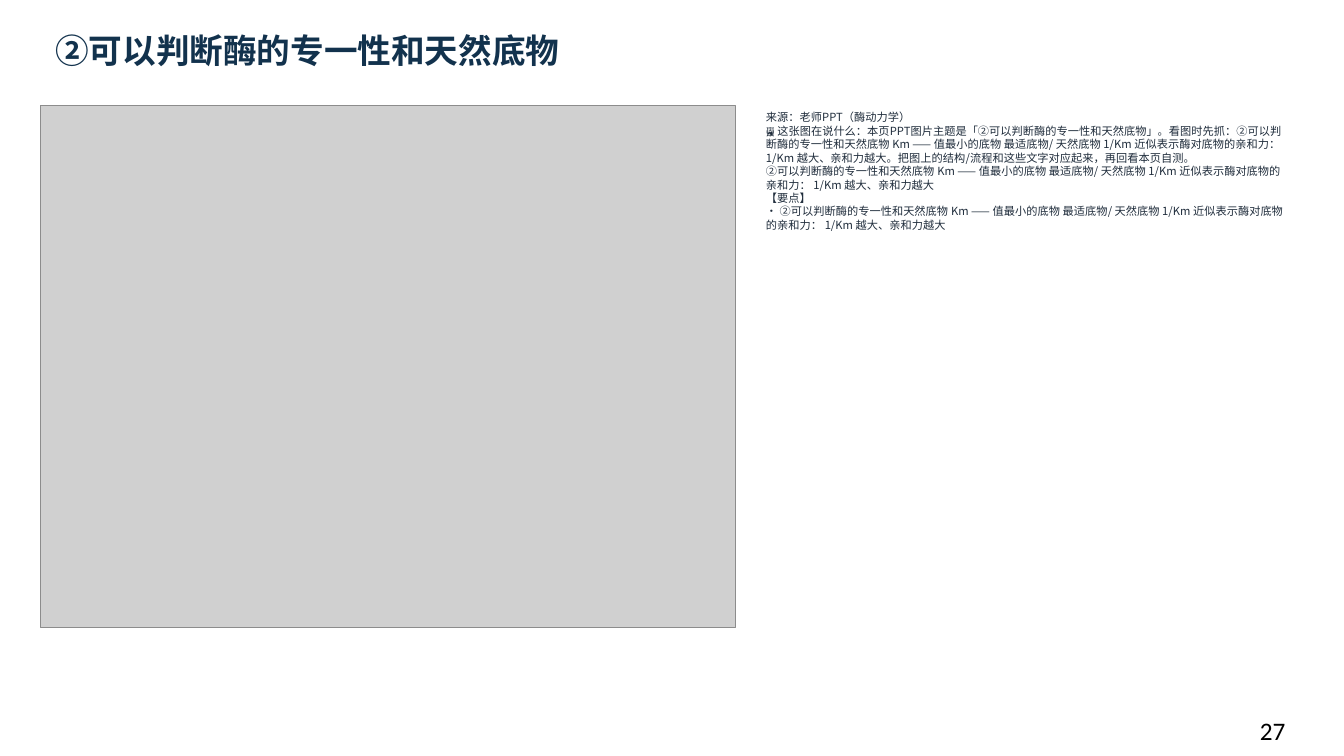
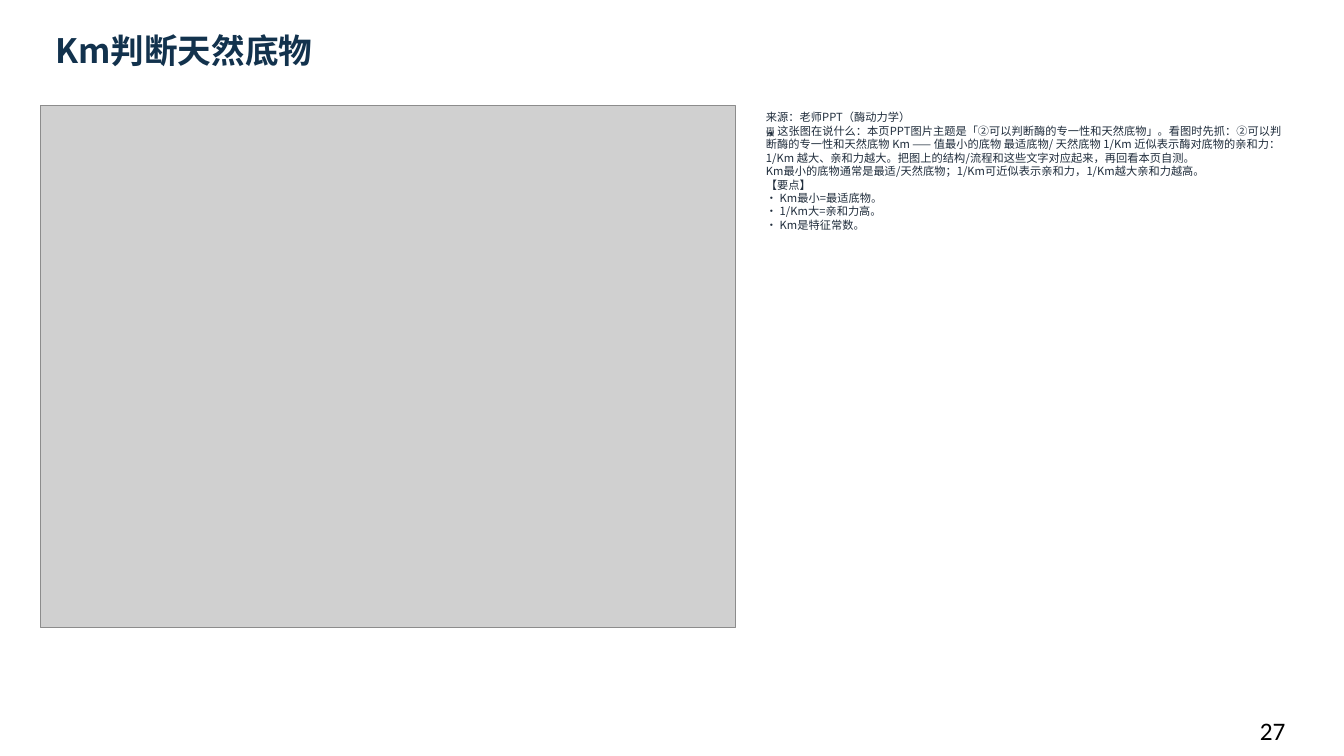
Before and after one commit to newkan-li/Biochemistry, a slide deck: slide 27 of downloads/bc07-ai-style.pptx. Drawn at 1344x756 pixels with LibreOffice and Linux fonts; fonts in the diff are those of the drawing; grey boxes stand for pictures. Boxes give left, top, right and bottom in pixels: in the first picture for what was removed or moved away, otherwise in the second. Text is boxed around its words. In the diff, an @@ line names an element or a change of style, - is before the commit and + after.

```diff
--- a/downloads/bc07-ai-style.pptx
+++ b/downloads/bc07-ai-style.pptx
@@ text at <box>55,34,312,66</box>: text changed @@
-②可以判断酶的专一性和天然底物
+Km判断天然底物
@@ text at <box>766,111,1281,230</box>: text changed @@
-来源：老师PPT（酶动力学）
-🖼 这张图在说什么：本页PPT图片主题是「②可以判断酶的专一性和天然底物」。看图时先抓：②可以判断酶的专一性和天然底物 Km —— 值最小的底物 最适底物/ 天然底物 1/Km 近似表示酶对底物的亲和力： 1/Km 越大、亲和力越大。把图上的结构/流程和这些文字对应起来，再回看本页自测。
-②可以判断酶的专一性和天然底物 Km —— 值最小的底物 最适底物/ 天然底物 1/Km 近似表示酶对底物的亲和力： 1/Km 越大、亲和力越大
-【要点】
-• ②可以判断酶的专一性和天然底物 Km —— 值最小的底物 最适底物/ 天然底物 1/Km 近似表示酶对底物的亲和力： 1/Km 越大、亲和力越大
+来源：老师PPT（酶动力学）
+🖼 这张图在说什么：本页PPT图片主题是「②可以判断酶的专一性和天然底物」。看图时先抓：②可以判断酶的专一性和天然底物 Km —— 值最小的底物 最适底物/ 天然底物 1/Km 近似表示酶对底物的亲和力： 1/Km 越大、亲和力越大。把图上的结构/流程和这些文字对应起来，再回看本页自测。
+Km最小的底物通常是最适/天然底物；1/Km可近似表示亲和力，1/Km越大亲和力越高。
+【要点】
+• Km最小=最适底物。
+• 1/Km大=亲和力高。
+• Km是特征常数。
```
Also in this commit, not shown: 44 other slides changed, 5 other files.
